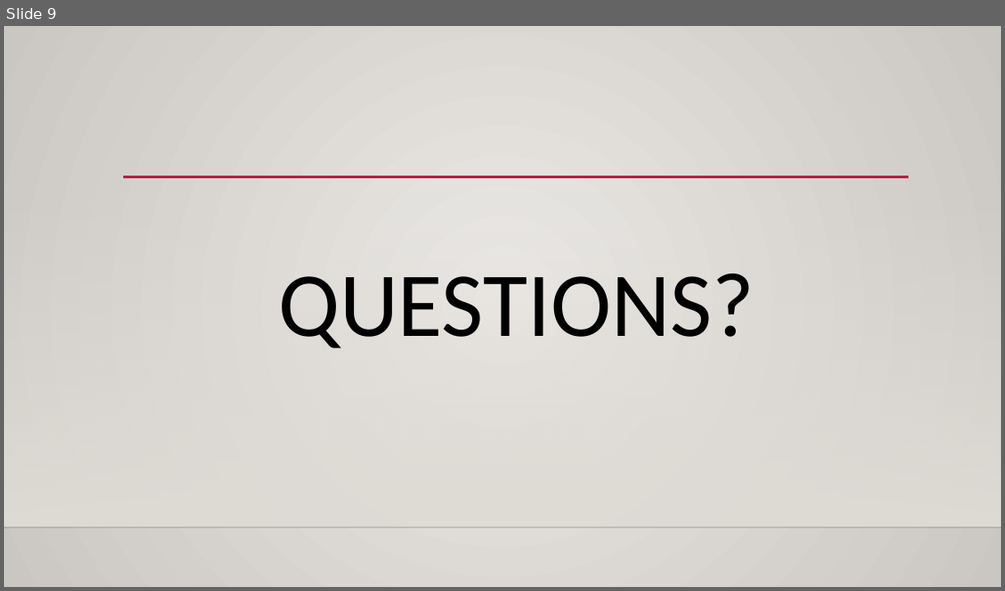
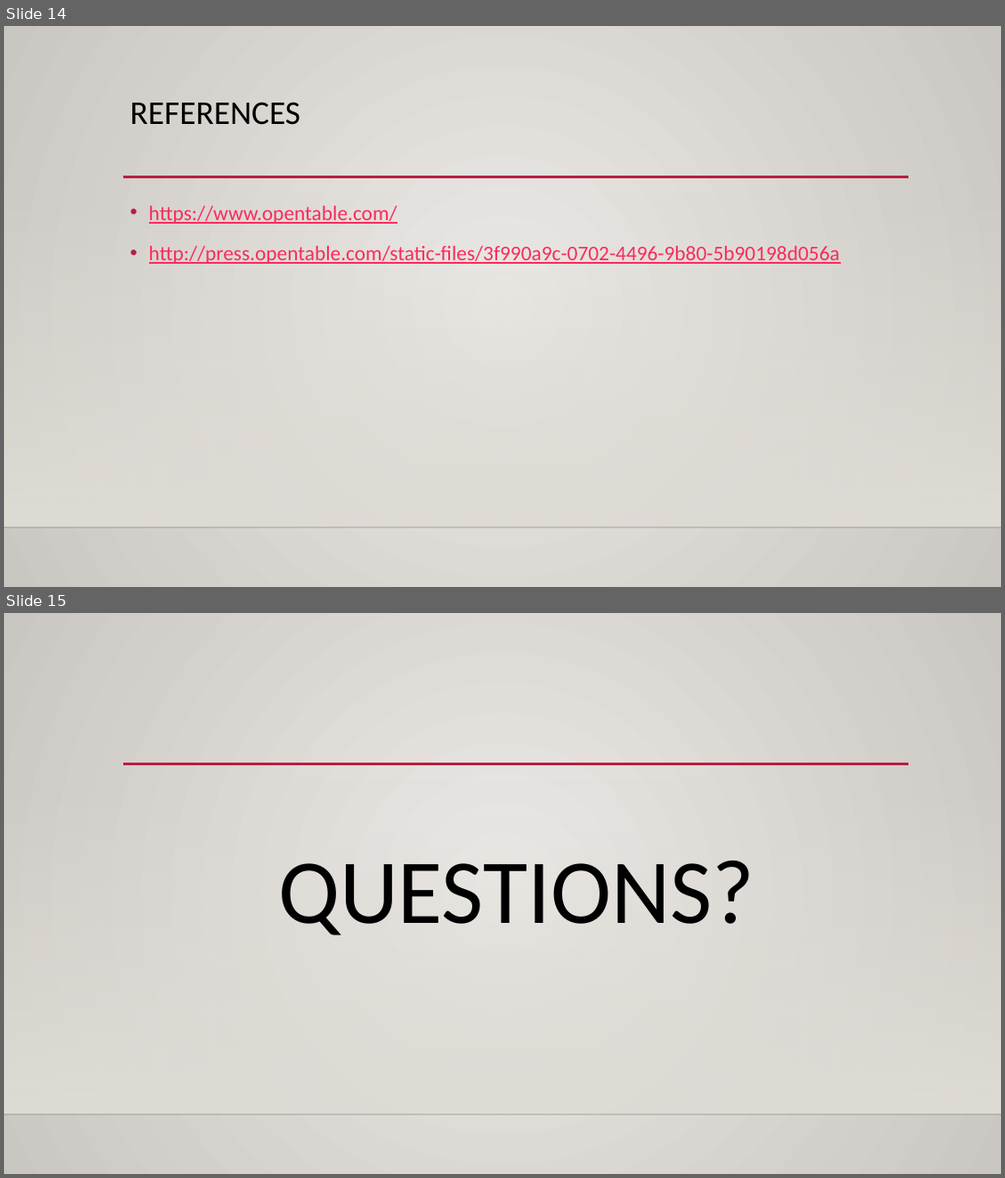
Before and after one commit to qnguyen793/Web_Scraping_Project, a slide deck: Open Table Presentation.pptx. Shown one above the other, each under a label of ours: slide 9 before the commit, slides 14 and 15 after it. The pictures are 1005x591 and 1005x1178 pixels, drawn with LibreOffice and Linux fonts; fonts in the diff are those of the drawing; background and template pictures are left out. Boxes give left, top, right and bottom in pixels: in the first picture for what was removed or moved away, otherwise in the second. Text is boxed around its words. In the diff, an @@ line names an element or a change of style, - is before the commit and + after.

```diff
--- a/Open Table Presentation.pptx
+++ b/Open Table Presentation.pptx
@@ slide 14 added at [4,26,1001,587], background gradient #ECEAE7 to #CAC7C1; not listed: 3 template elements that a slide beside it also shows @@
@@ title added at [130,102,300,125], 32 pt, text #000000 @@
+REFERENCES
@@ text added at [149,206,840,264], 20 pt, text #FA2B5C, underline @@
+• https://www.opentable.com/
+• http://press.opentable.com/static-files/3f990a9c-0702-4496-9b80-5b90198d056a
@@ what was slide 9 is now slide 15 @@
```
Also in this commit, not shown: 4 slides changed, 9 other slides added, 4 slides removed, 9 other files.
